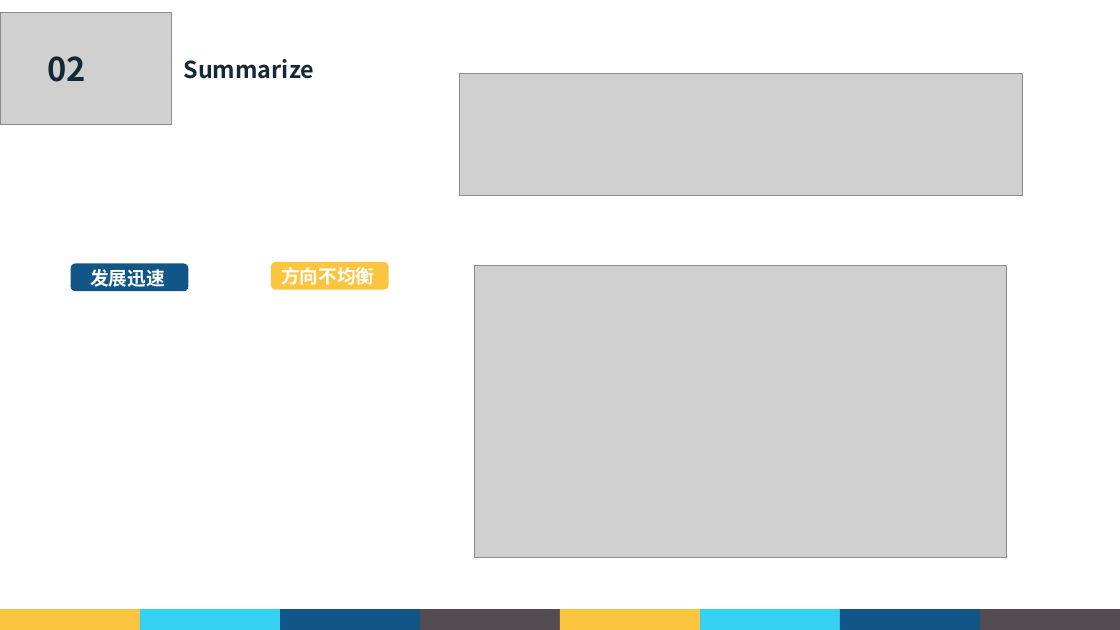
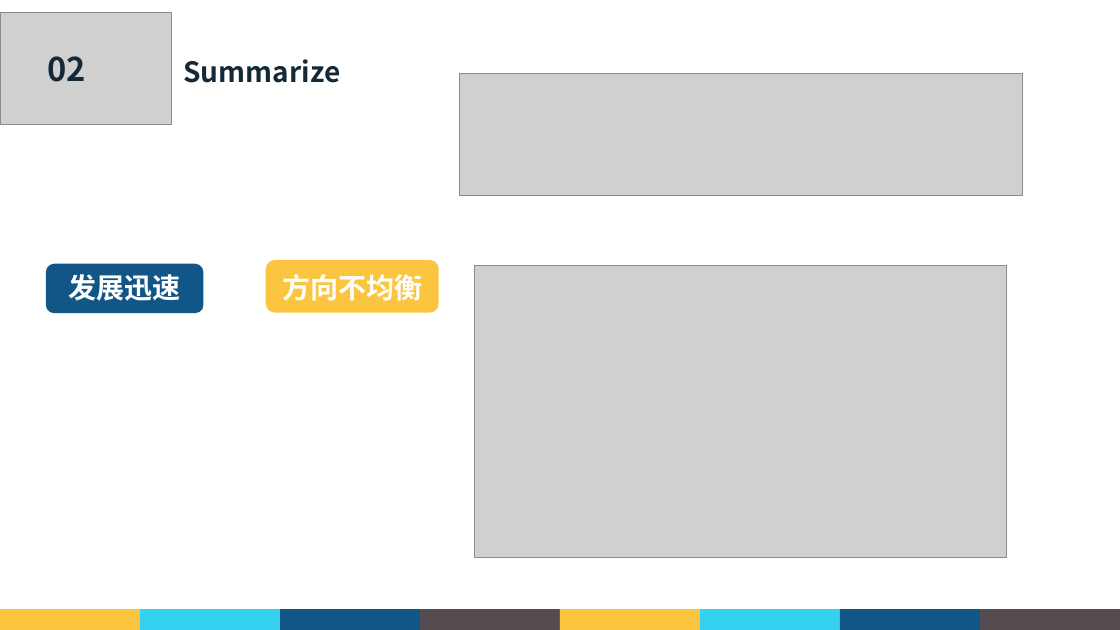
Before and after one commit to GaryHua226/AutomatedTesting, a slide deck: slide 11 of 课堂汇报/郭礼华_181250038.pptx. Drawn at 1120x630 pixels with LibreOffice and Linux fonts; fonts in the diff are those of the drawing; grey boxes stand for pictures; background and template pictures are left out. Boxes give left, top, right and bottom in pixels: in the first picture for what was removed or moved away, otherwise in the second. Text is boxed around its words. In the diff, an @@ line names an element or a change of style, - is before the commit and + after.

Commit message:
change font style

```diff
--- a/课堂汇报/郭礼华_181250038.pptx
+++ b/课堂汇报/郭礼华_181250038.pptx
@@ text "Summarize" at <box>183,59,340,83</box>: size 20 to 24 pt @@
@@ text "发展迅速" at <box>69,274,181,301</box>: size 16 to 24 pt @@
@@ text "发展迅速": place and size @@
-text "发展迅速" at <box>90,269,164,287</box>
+text "发展迅速" at <box>69,274,181,301</box>
@@ rounded rectangle: place and size @@
-rounded rectangle at <box>71,264,188,292</box>
+rounded rectangle at <box>46,264,204,313</box>
@@ text "方向不均衡": place and size @@
-text "方向不均衡" at <box>281,267,374,285</box>
+text "方向不均衡" at <box>282,274,422,301</box>
@@ text "方向不均衡" at <box>282,274,422,301</box>: size 16 to 24 pt @@
@@ rounded rectangle: place and size @@
-rounded rectangle at <box>271,262,389,290</box>
+rounded rectangle at <box>266,260,439,313</box>
```
Also in this commit, not shown: 24 other slides changed.
